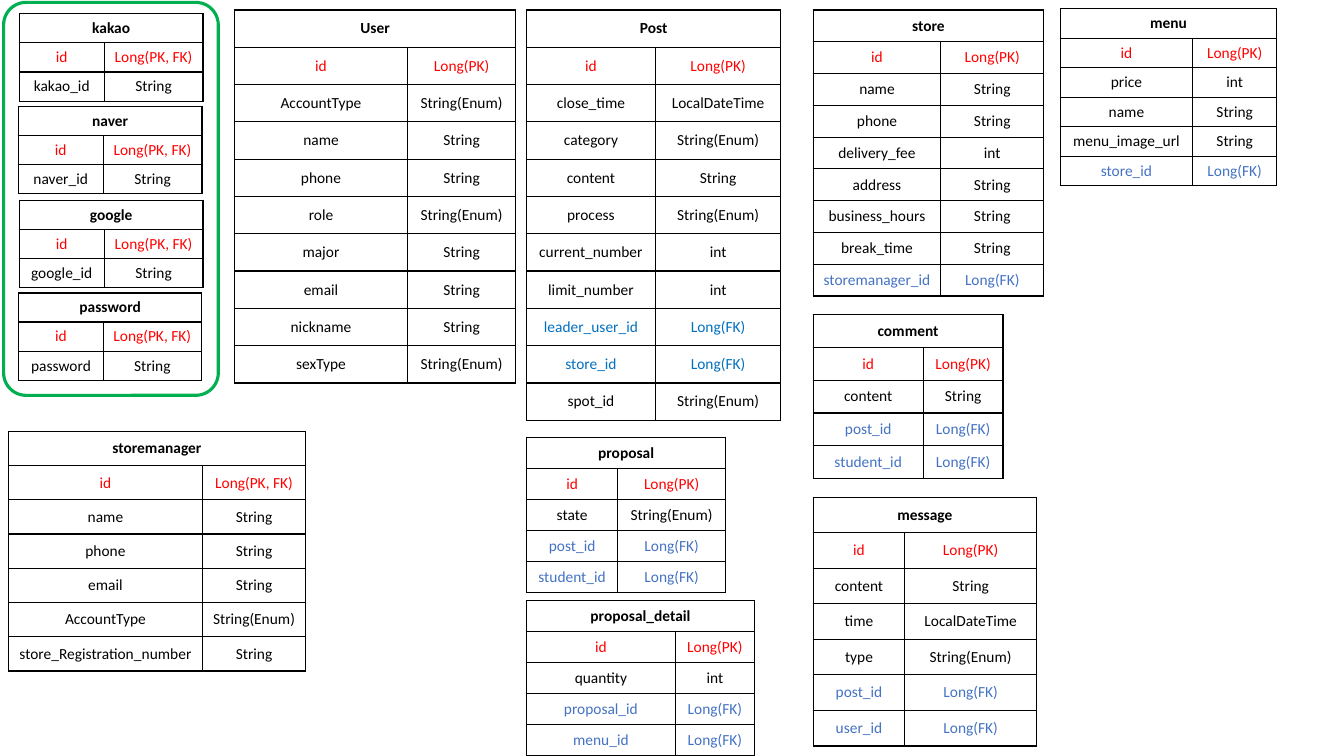
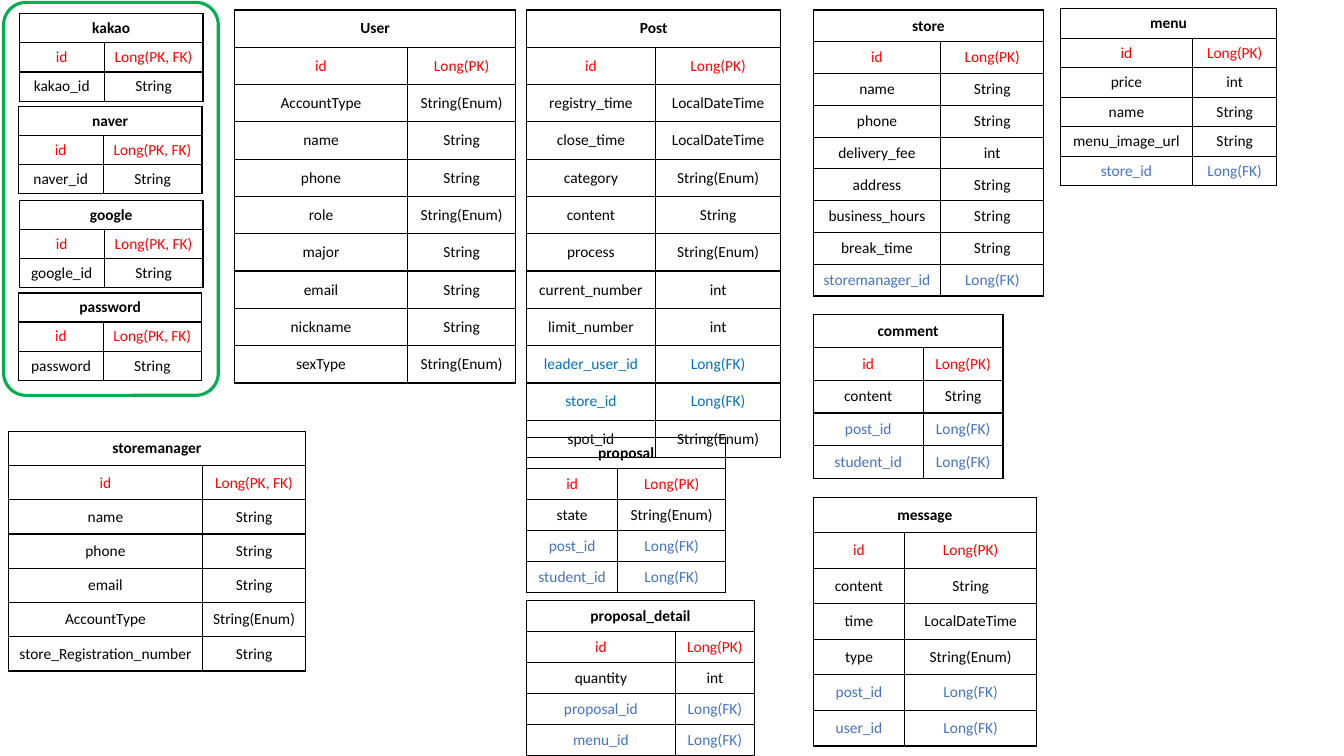
Before and after one commit to 1-n-Fee/1-n-Server, a slide deck: slide 1 of DB 설계.pptx. Drawn at 1344x756 pixels with LibreOffice and Linux fonts; fonts in the diff are those of the drawing. Boxes give left, top, right and bottom in pixels: in the first picture for what was removed or moved away, otherwise in the second. Text is boxed around its words. In the diff, an @@ line names an element or a change of style, - is before the commit and + after.

Commit message:
feat: registryPost

```diff
--- a/DB 설계.pptx
+++ b/DB 설계.pptx
@@ table at (x1=526, y1=10, x2=781, y2=458) @@
+row 3: registry_time | LocalDateTime
```
Also in this commit, not shown: 16 other files.
